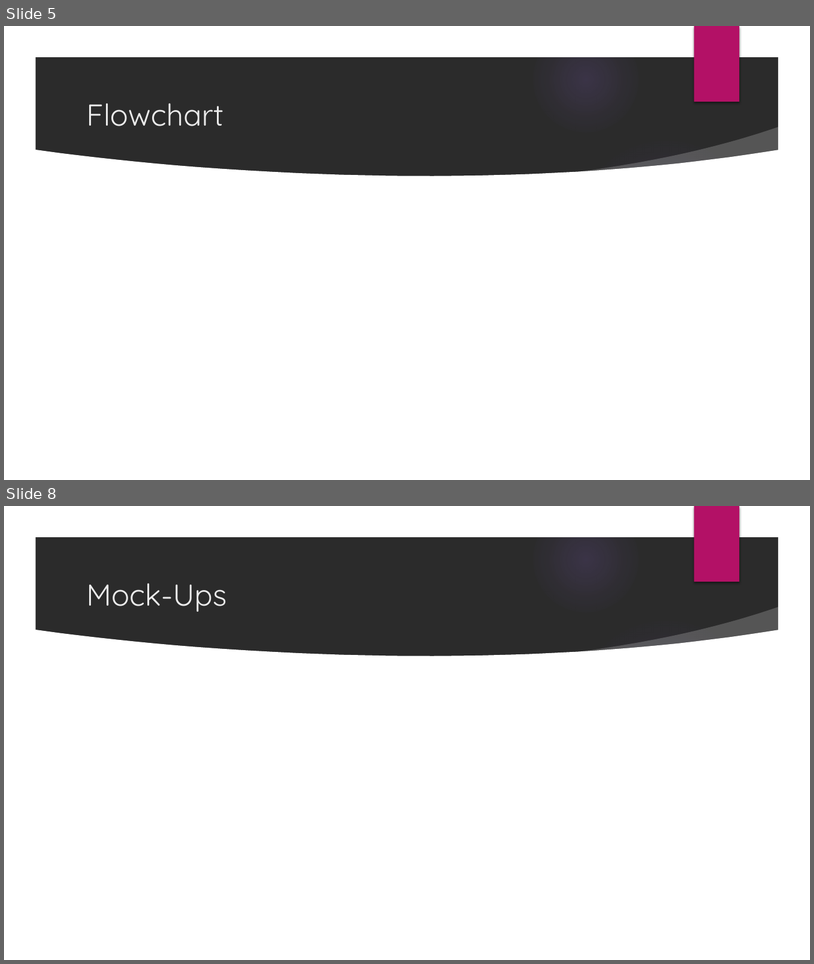
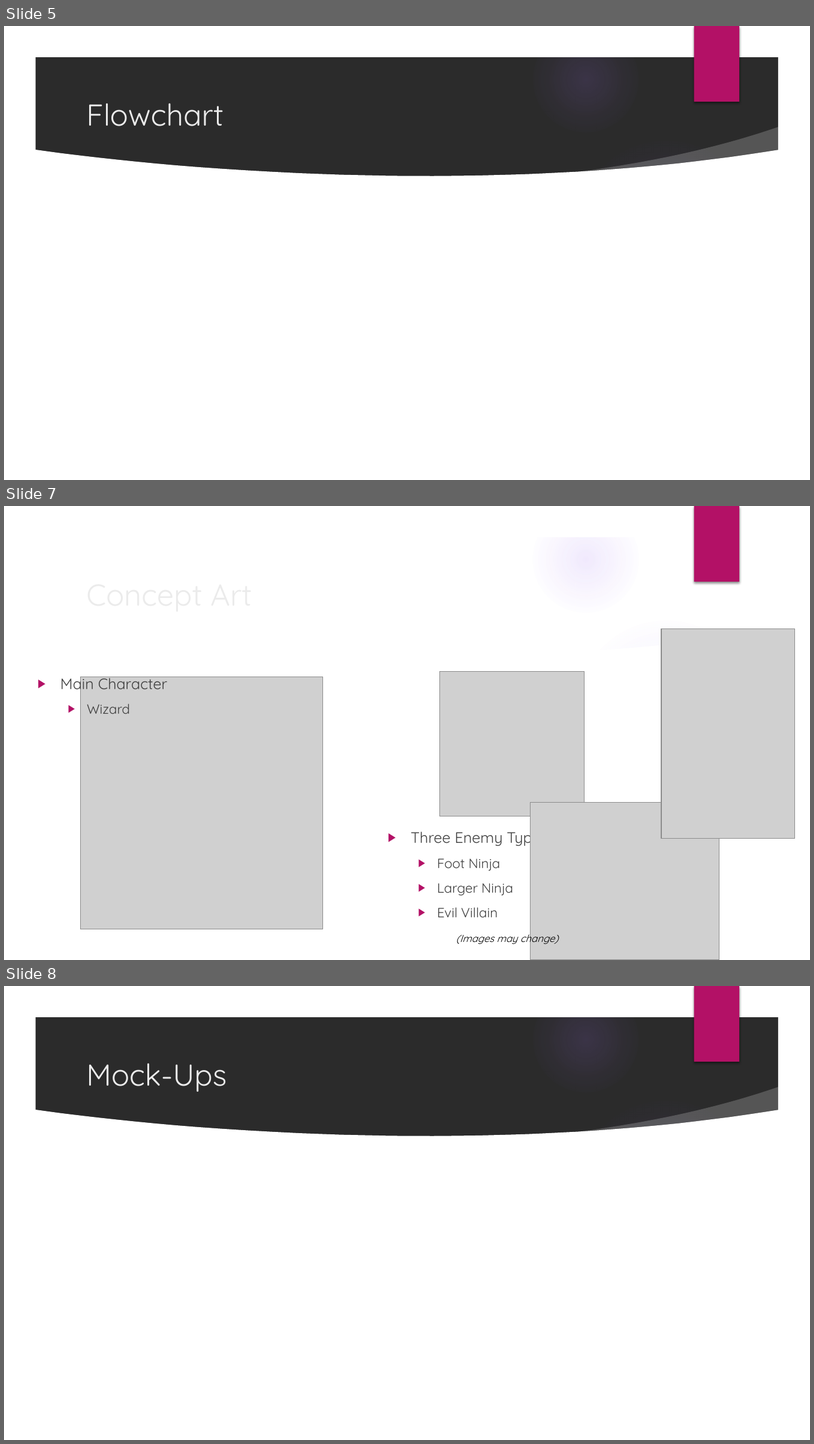
Before and after one commit to jbruntri/BUMobDevGrOW, a slide deck: Arcane Adventure - Mid Project Review.pptx. Shown one above the other, each under a label of ours: slides 5 and 8 before the commit, slides 5, 7 and 8 after it; the slides between them are not shown. The pictures are 814x964 and 814x1444 pixels, drawn with LibreOffice and Linux fonts; fonts in the diff are those of the drawing; grey boxes stand for pictures; background and template pictures are left out; a plain dark background stands for a picture behind light text. Boxes give left, top, right and bottom in pixels: in the first picture for what was removed or moved away, otherwise in the second. Text is boxed around its words. In the diff, an @@ line names an element or a change of style, - is before the commit and + after.

```diff
--- a/Arcane Adventure - Mid Project Review.pptx
+++ b/Arcane Adventure - Mid Project Review.pptx
@@ slide 7 added at (x1=4, y1=506, x2=810, y2=960), background picture (left out); not listed: 9 template elements that a slide beside it also shows @@
@@ title added at (x1=80, y1=570, x2=660, y2=617), 36 pt, text #EBEBEB @@
+Concept Art
@@ picture added at (x1=662, y1=629, x2=795, y2=838) @@
@@ text added at (x1=60, y1=673, x2=168, y2=714), 18 pt, text #404040 @@
+▶ Main Character
+  ▶ Wizard
@@ picture added at (x1=80, y1=677, x2=323, y2=929) @@
@@ picture added at (x1=440, y1=671, x2=585, y2=816) @@
@@ picture added at (x1=531, y1=802, x2=720, y2=960) @@
@@ text added at (x1=411, y1=827, x2=548, y2=917), 16 pt, text #404040 @@
+▶ Three Enemy Types
+  ▶ Foot Ninja
+  ▶ Larger Ninja
+  ▶ Evil Villain
@@ text added at (x1=456, y1=931, x2=559, y2=945), 12 pt, text #000000, italic @@
+(Images may change)
```
Also in this commit, not shown: 1 slide changed, 1 slide removed.
